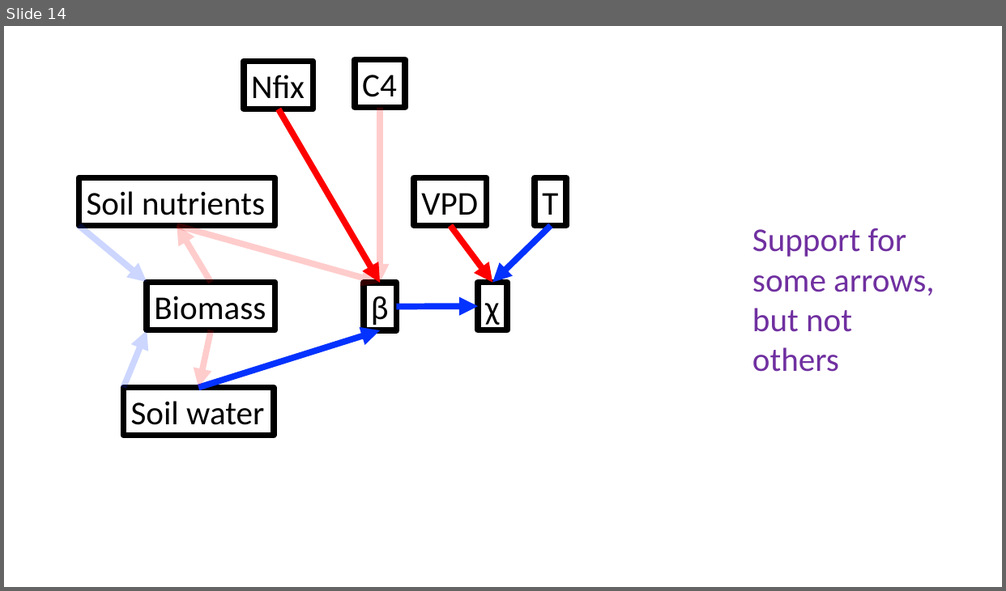
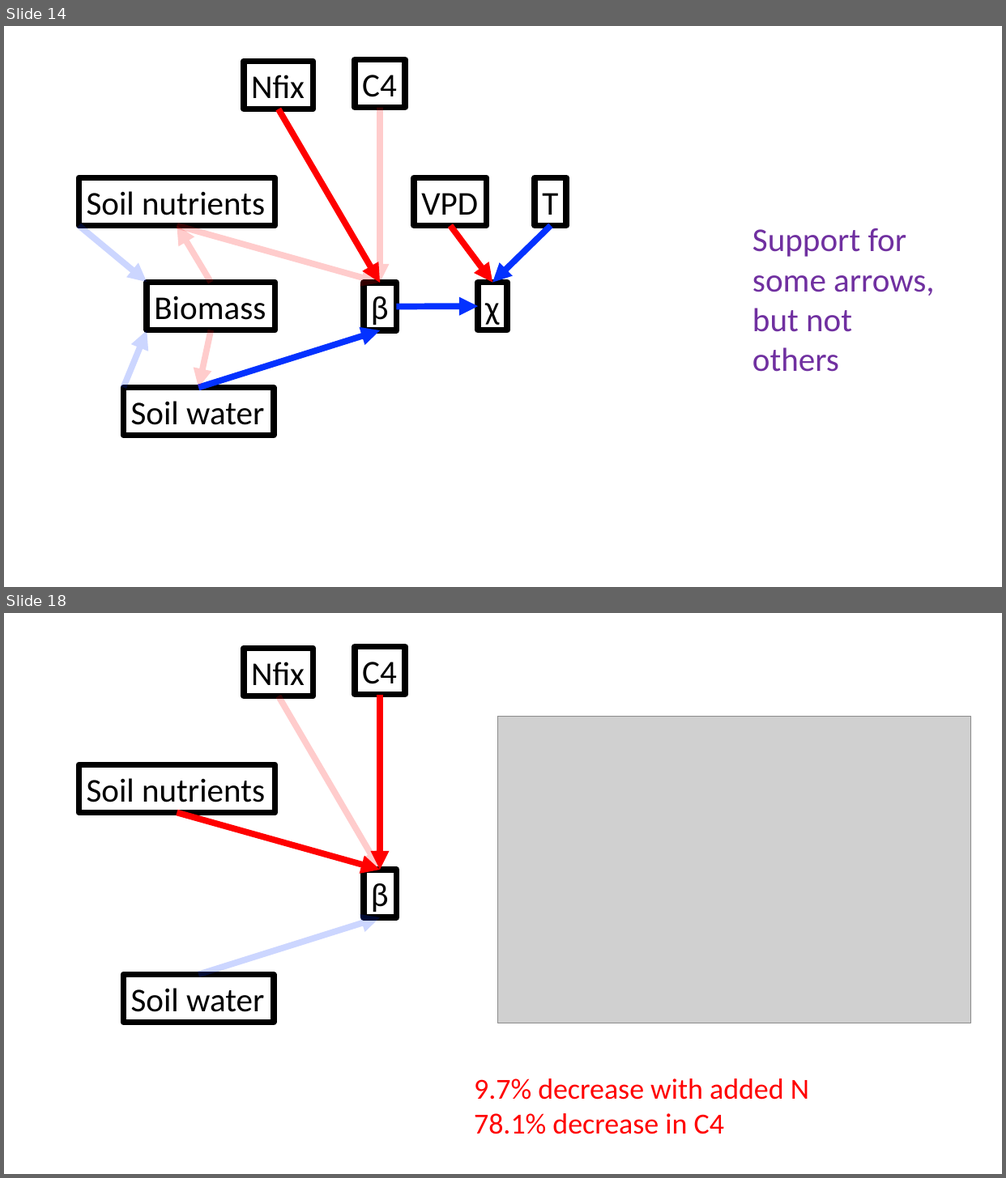
Before and after one commit to efwaring/NutNetPhys, a slide deck: presentations/lab_meeting_03.21.2022.pptx. Shown one above the other, each under a label of ours: slide 14 before the commit, slides 14 and 18 after it; the slides between them are not shown. The pictures are 1006x591 and 1006x1178 pixels, drawn with LibreOffice and Linux fonts; fonts in the diff are those of the drawing; grey boxes stand for pictures. Boxes give left, top, right and bottom in pixels: in the first picture for what was removed or moved away, otherwise in the second. Text is boxed around its words. In the diff, an @@ line names an element or a change of style, - is before the commit and + after.

```diff
--- a/presentations/lab_meeting_03.21.2022.pptx
+++ b/presentations/lab_meeting_03.21.2022.pptx
@@ slide 18 added at bbox=[4, 613, 1002, 1174], background #FFFFFF @@
@@ rectangle added at bbox=[244, 648, 313, 696], outline #000000 6 pt, 32 pt, text #000000 @@
+Nfix
@@ rectangle added at bbox=[355, 647, 405, 695], outline #000000 6 pt, 32 pt, text #000000 @@
+C4
@@ arrow added from (279, 696) to (380, 870), #FF0000 6 pt @@
@@ arrow added from (380, 695) to (380, 870), #FF0000 6 pt @@
@@ picture added at bbox=[498, 717, 971, 1023] @@
@@ rectangle added at bbox=[79, 765, 275, 813], outline #000000 6 pt, 32 pt, text #000000 @@
+Soil nutrients
@@ arrow added from (177, 813) to (380, 870), #FF0000 6 pt @@
@@ rectangle added at bbox=[364, 870, 396, 918], outline #000000 6 pt, 32 pt, text #000000 @@
+β
@@ arrow added from (198, 974) to (380, 918), #0432FF 6 pt @@
@@ rectangle added at bbox=[124, 974, 275, 1023], outline #000000 6 pt, 32 pt, text #000000 @@
+Soil water
@@ text added at bbox=[474, 1079, 809, 1135], 28 pt, text #FF0000 @@
+9.7% decrease with added N
+78.1% decrease in C4
```
Also in this commit, not shown: 1 slide changed, 12 other slides added, 1 other file.
